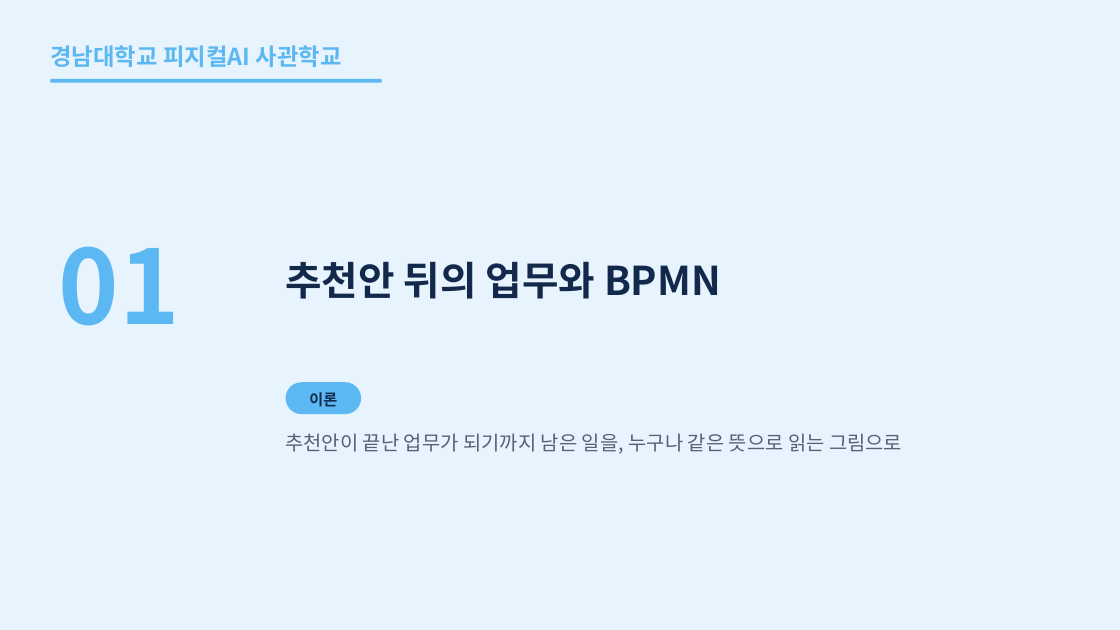
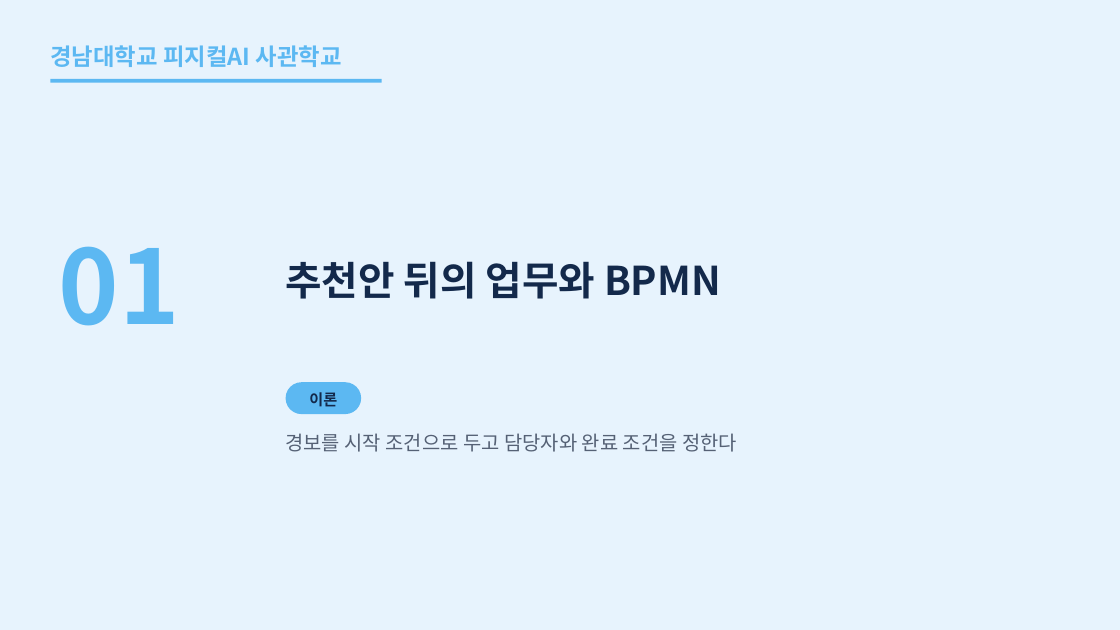
Before and after one commit to uengine-oss/hyd-iot-edu, a slide deck: slide 4 of workspace/강의제작/산출물/통합반/이론_오프라인/08회차/통합반_오프라인_08회차.pptx. Drawn at 1120x630 pixels with LibreOffice and Linux fonts; fonts in the diff are those of the drawing. Boxes give left, top, right and bottom in pixels: in the first picture for what was removed or moved away, otherwise in the second. Text is boxed around its words. In the diff, an @@ line names an element or a change of style, - is before the commit and + after.

Commit message:
통합반 현장 8회차 1~11장의 BPMN 도입·업무 결과 비교와 발표자 노트를 검토하고 원본 판정 상태를 인계

```diff
--- a/workspace/강의제작/산출물/통합반/이론_오프라인/08회차/통합반_오프라인_08회차.pptx
+++ b/workspace/강의제작/산출물/통합반/이론_오프라인/08회차/통합반_오프라인_08회차.pptx
@@ text at [285,433,737,452]: text changed @@
-추천안이 끝난 업무가 되기까지 남은 일을, 누구나 같은 뜻으로 읽는 그림으로
+경보를 시작 조건으로 두고 담당자와 완료 조건을 정한다
```
Also in this commit, not shown: 26 other slides changed, 2 slides added, 7 other files.
